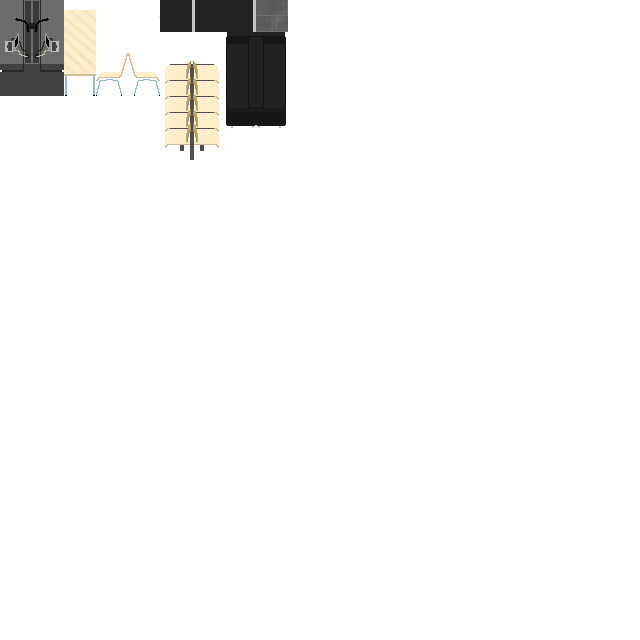
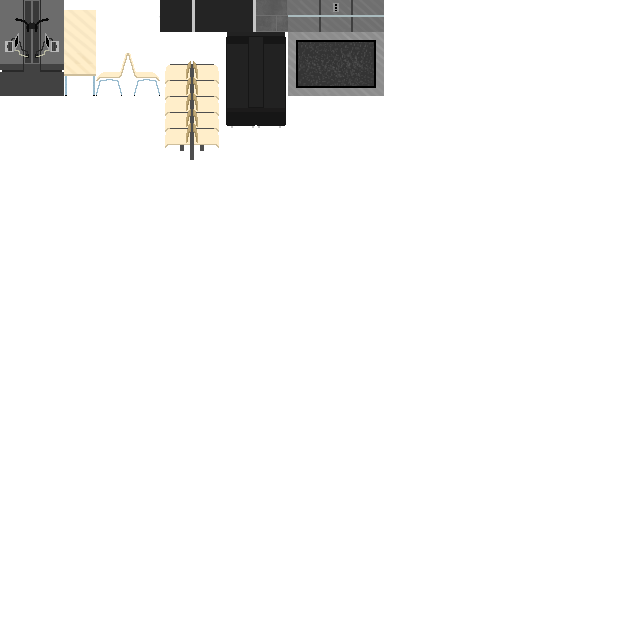
Revision of a layered (640, 640) image; what changed, layer by layer:
painted on "Hintergrund" over (288, 0, 384, 96)
